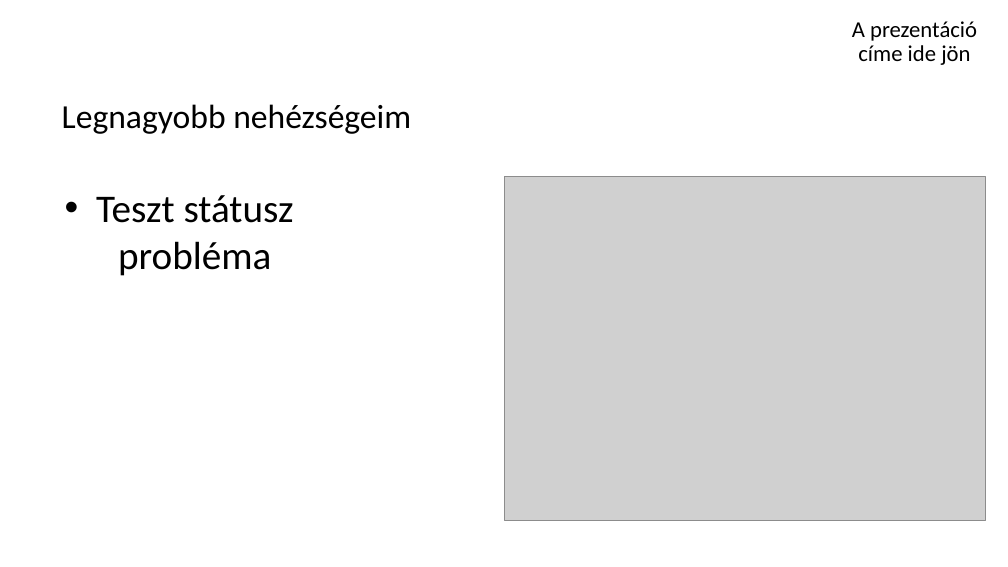
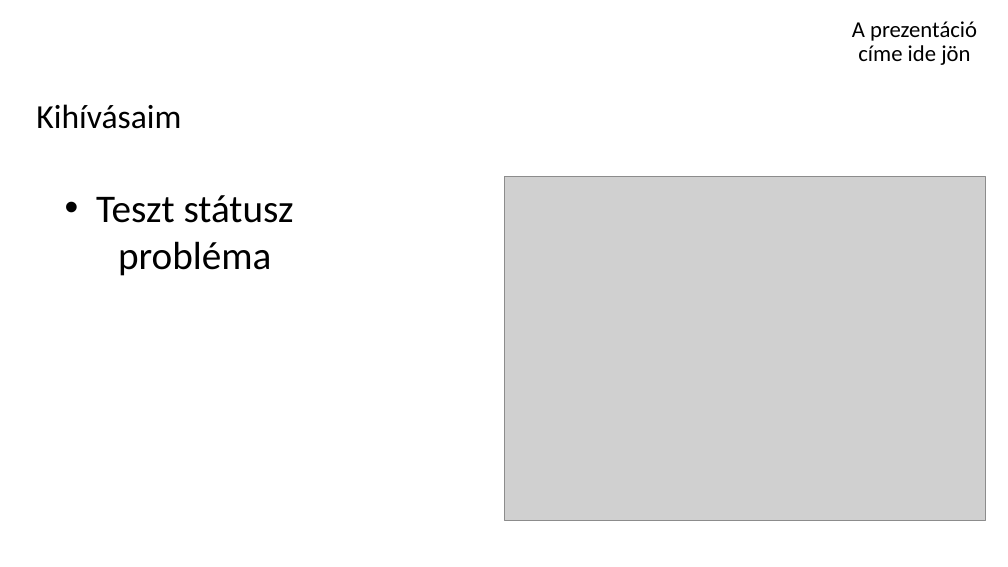
Before and after one commit to schonherz-java-ee-2016-spring/sandbox, a slide deck: slide 6 of krisztianerdei/erdeiKrisztián 0.01.pptx (slide 4 before the commit). Drawn at 1008x567 pixels with LibreOffice and Linux fonts; fonts in the diff are those of the drawing; grey boxes stand for pictures; background and template pictures are left out. Boxes give left, top, right and bottom in pixels: in the first picture for what was removed or moved away, otherwise in the second. Text is boxed around its words. In the diff, an @@ line names an element or a change of style, - is before the commit and + after.

```diff
--- a/krisztianerdei/erdeiKrisztián 0.01.pptx
+++ b/krisztianerdei/erdeiKrisztián 0.01.pptx
@@ subtitle at box(36, 104, 181, 129): text changed @@
-Legnagyobb nehézségeim
+Kihívásaim
```
Also in this commit, not shown: 5 other slides changed.
